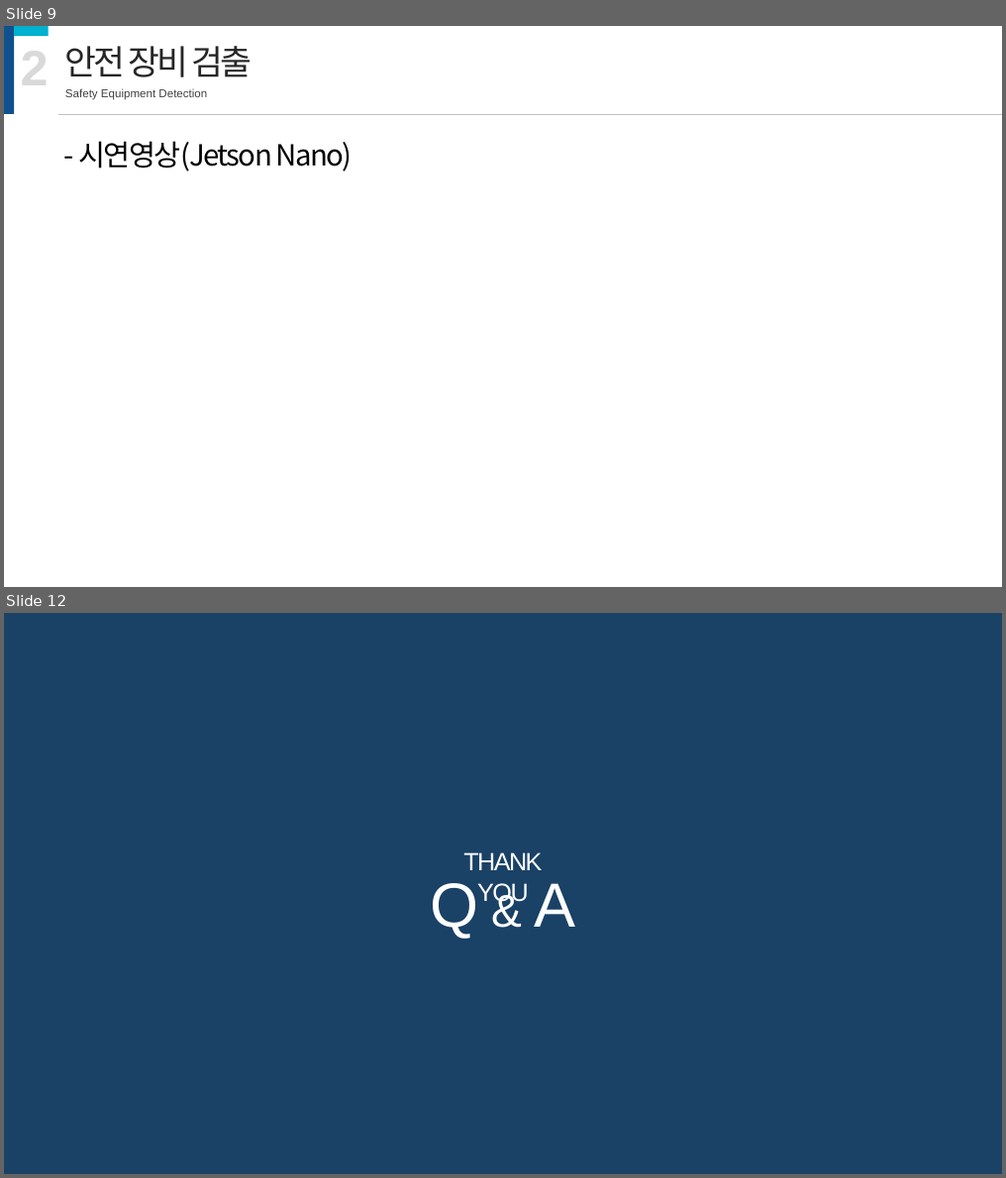
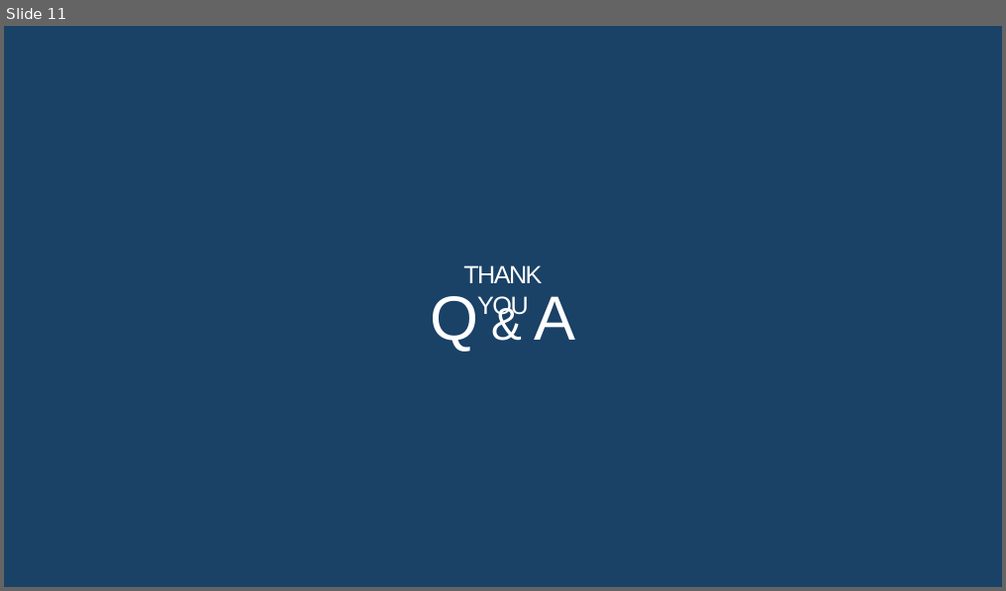
Before and after one commit to JaeHyung-Jung/UNDERDOG, a slide deck: 12주차/발표자료-1.pptx. Shown one above the other, each under a label of ours: slides 9 and 12 before the commit, slide 11 after it; the slides between them are not shown. The pictures are 1006x1178 and 1006x591 pixels, drawn with LibreOffice and Linux fonts; fonts in the diff are those of the drawing; background and template pictures are left out; a plain dark background stands for a picture behind light text. Boxes give left, top, right and bottom in pixels: in the first picture for what was removed or moved away, otherwise in the second. Text is boxed around its words. In the diff, an @@ line names an element or a change of style, - is before the commit and + after.

```diff
--- a/12주차/발표자료-1.pptx
+++ b/12주차/발표자료-1.pptx
@@ slide 9 removed at [4, 26, 1002, 587], background #FFFFFF @@
@@ group removed at [4, 26, 1002, 114]: 3 texts, 2 rectangles, 1 line @@
-안전 장비 검출
-Safety Equipment Detection
-2
@@ text removed at [78, 141, 351, 172] @@
-- 시연영상(Jetson Nano)
@@ what was slide 12 is now slide 11 @@
```
Also in this commit, not shown: 9 slides changed, 1 slide added, 14 other slides removed.
